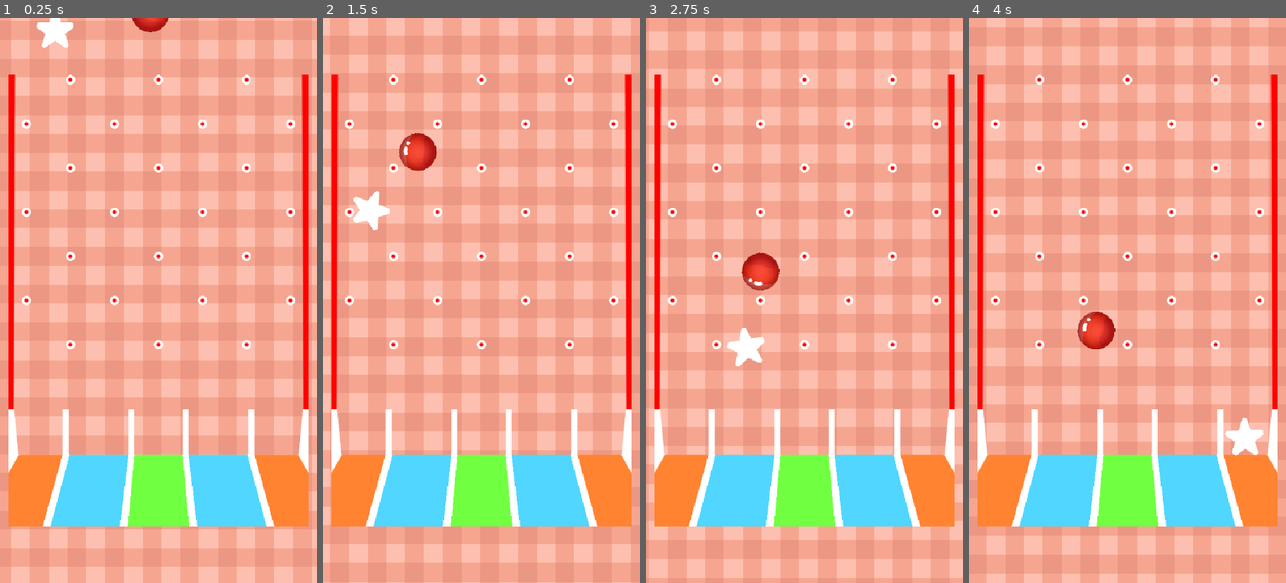
Above: before the commit, frames 1-4 (left to right).
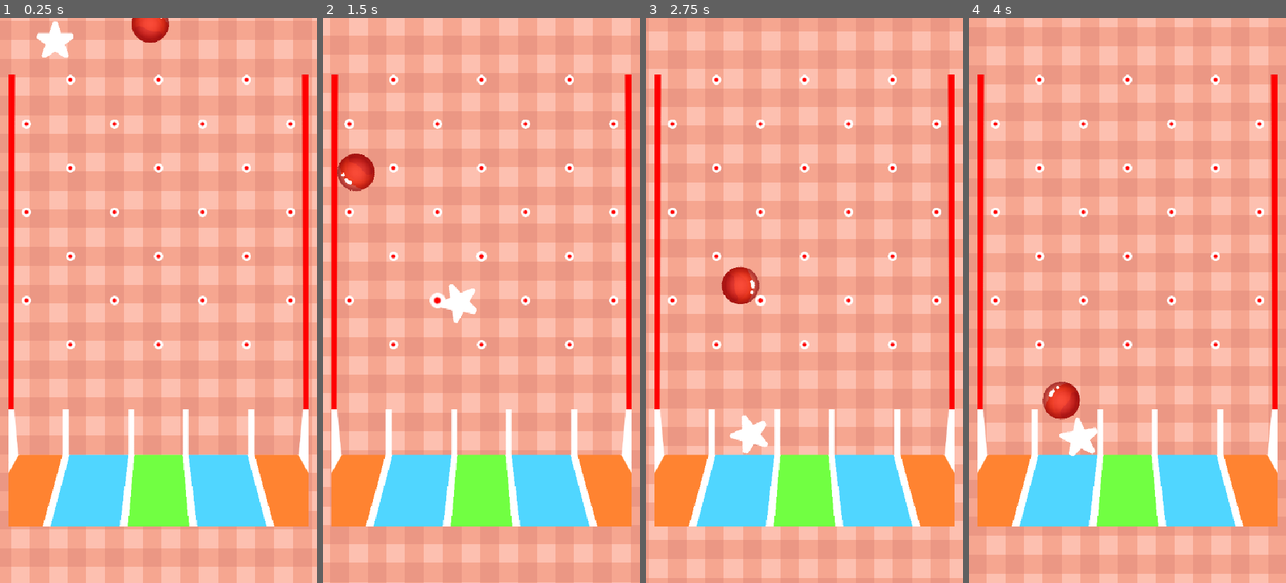
Above: after the commit, the same moments.

Repository: dairycultist/cutie-candy-dropper
Game: Godot game, scene res://scene.tscn
The game is run twice, just before and just after one commit, with the same random seed, the same clock (stepped at 60 frames per second) and the same inputs.
Inputs:
- Up to frame 1 (0.25 s): no input
- Up to frame 2 (1.5 s): no input
- Up to frame 3 (2.75 s): no input
- Up to frame 4 (4 s): no input

The runs differ from the first frame. In frame 1, 0.8% of the frame differs, in the area x 11-54%, y 0-7%; in frame 2, 2.2%, in the area x 4-52%, y 17-54%; in frame 3, 1.9%; in frame 4, 2.1%.

Commit message:
Pegs have a nice bump animation

Diff:
--- /dev/null
+++ b/peg.gd
@@ -0,0 +1,13 @@
+extends StaticBody2D
+
+func _ready() -> void:
+	$Area2D.body_entered.connect(func(body: Node2D):
+
+		if body is RigidBody2D:
+			$Sprite.scale = Vector2(2.0, 2.0)
+
+	)
+
+func _process(delta: float) -> void:
+
+	$Sprite.scale = lerp($Sprite.scale, Vector2.ONE, 10.0 * delta)
--- a/peg.tscn
+++ b/peg.tscn
@@ -1,14 +1,23 @@
 [gd_scene format=3 uid="uid://bd316lgtuhihy"]
 
+[ext_resource type="Script" uid="uid://tg3f0fec8c2c" path="res://peg.gd" id="1_1pwoe"]
 [ext_resource type="Texture2D" uid="uid://cvcgfqcxi1eoy" path="res://peg.png" id="1_y34qd"]
 
 [sub_resource type="CircleShape2D" id="CircleShape2D_lxpj2"]
 radius = 8.0
 
+[sub_resource type="CircleShape2D" id="CircleShape2D_x0ryr"]
+
 [node name="Peg" type="StaticBody2D" unique_id=1530769541]
+script = ExtResource("1_1pwoe")
 
-[node name="Peg" type="Sprite2D" parent="." unique_id=1608041161]
+[node name="Sprite" type="Sprite2D" parent="." unique_id=1608041161]
 texture = ExtResource("1_y34qd")
 
 [node name="CollisionShape2D" type="CollisionShape2D" parent="." unique_id=178074686]
 shape = SubResource("CircleShape2D_lxpj2")
+
+[node name="Area2D" type="Area2D" parent="." unique_id=689419860]
+
+[node name="CollisionShape2D" type="CollisionShape2D" parent="Area2D" unique_id=913004548]
+shape = SubResource("CircleShape2D_x0ryr")
--- a/plinko_board.gd
+++ b/plinko_board.gd
@@ -2,9 +2,9 @@
 
 const PEG_SCENE := preload("res://peg.tscn")
 
-const SPACING := 75.0
+func _ready() -> void:
 
-func _ready() -> void:
+	const spacing := 75.0
 
 	for y in range(-5, 2):
 
@@ -13,11 +13,11 @@
 			for x in range(-2, 2):
 				var peg := PEG_SCENE.instantiate()
 				add_child(peg)
-				peg.position = Vector2(x * SPACING * 2 + SPACING, y * SPACING)
+				peg.position = Vector2(x * spacing * 2 + spacing, y * spacing)
 
 		else:
 
 			for x in range(-1, 2):
 				var peg := PEG_SCENE.instantiate()
 				add_child(peg)
-				peg.position = Vector2(x * SPACING * 2, y * SPACING)
+				peg.position = Vector2(x * spacing * 2, y * spacing)
--- a/project.godot
+++ b/project.godot
@@ -26,6 +26,7 @@
 [physics]
 
 3d/physics_engine="Jolt Physics"
+2d/default_gravity=1600.0
 
 [rendering]
 
--- a/scene.tscn
+++ b/scene.tscn
@@ -14,8 +14,14 @@
 [sub_resource type="WorldBoundaryShape2D" id="WorldBoundaryShape2D_u3cyc"]
 normal = Vector2(-1, 0)
 
+[sub_resource type="RectangleShape2D" id="RectangleShape2D_m7jmp"]
+size = Vector2(12, 83)
+
+[sub_resource type="RectangleShape2D" id="RectangleShape2D_y2354"]
+size = Vector2(9, 83)
+
 [sub_resource type="PhysicsMaterial" id="PhysicsMaterial_u3cyc"]
-bounce = 0.4
+bounce = 0.5
 
 [sub_resource type="CircleShape2D" id="CircleShape2D_u3cyc"]
 radius = 32.0
@@ -52,8 +58,25 @@
 position = Vector2(247, 0)
 shape = SubResource("WorldBoundaryShape2D_u3cyc")
 
+[node name="CollisionShape2D4" type="CollisionShape2D" parent="PlinkoBoard" unique_id=974538508]
+position = Vector2(-158, 226.5)
+shape = SubResource("RectangleShape2D_m7jmp")
+
+[node name="CollisionShape2D5" type="CollisionShape2D" parent="PlinkoBoard" unique_id=1643403727]
+position = Vector2(158, 226)
+shape = SubResource("RectangleShape2D_m7jmp")
+
+[node name="CollisionShape2D6" type="CollisionShape2D" parent="PlinkoBoard" unique_id=66285721]
+position = Vector2(46.5, 226)
+shape = SubResource("RectangleShape2D_y2354")
+
+[node name="CollisionShape2D7" type="CollisionShape2D" parent="PlinkoBoard" unique_id=618380391]
+position = Vector2(-46, 226)
+shape = SubResource("RectangleShape2D_y2354")
+
 [node name="CandyCircle" type="RigidBody2D" parent="." unique_id=53575078]
 position = Vector2(-14, -516)
+mass = 0.01
 physics_material_override = SubResource("PhysicsMaterial_u3cyc")
 
 [node name="Sprite" type="Sprite2D" parent="CandyCircle" unique_id=1699725948]
@@ -64,6 +87,7 @@
 
 [node name="CandyStar" type="RigidBody2D" parent="." unique_id=1067714591]
 position = Vector2(-176, -490)
+mass = 0.01
 physics_material_override = SubResource("PhysicsMaterial_u3cyc")
 
 [node name="Sprite" type="Sprite2D" parent="CandyStar" unique_id=772923519]
Not shown, added: peg.gd.uid
